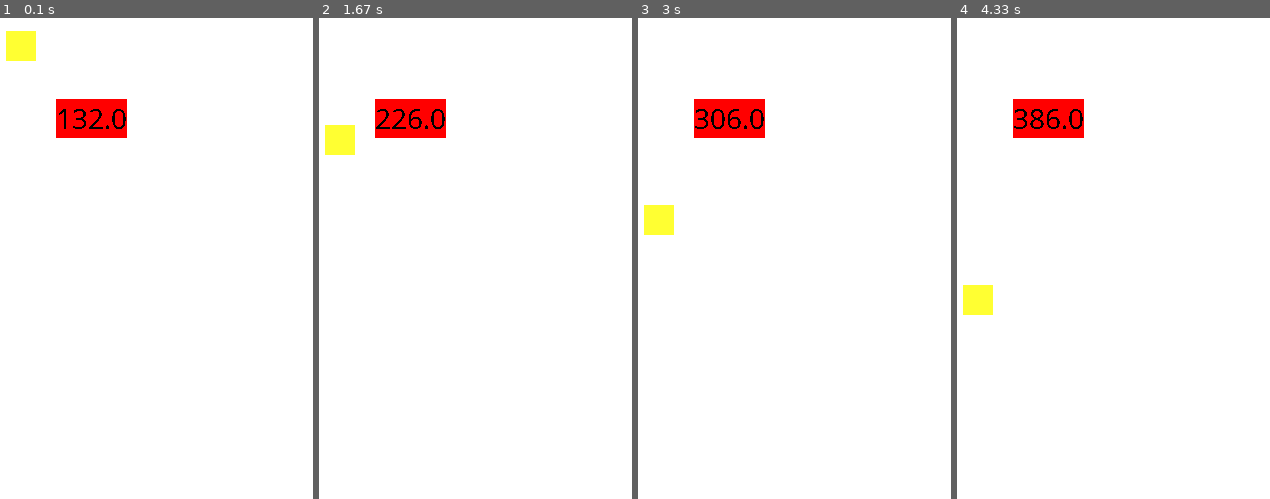
Above: before the commit, frames 1-4 (left to right).
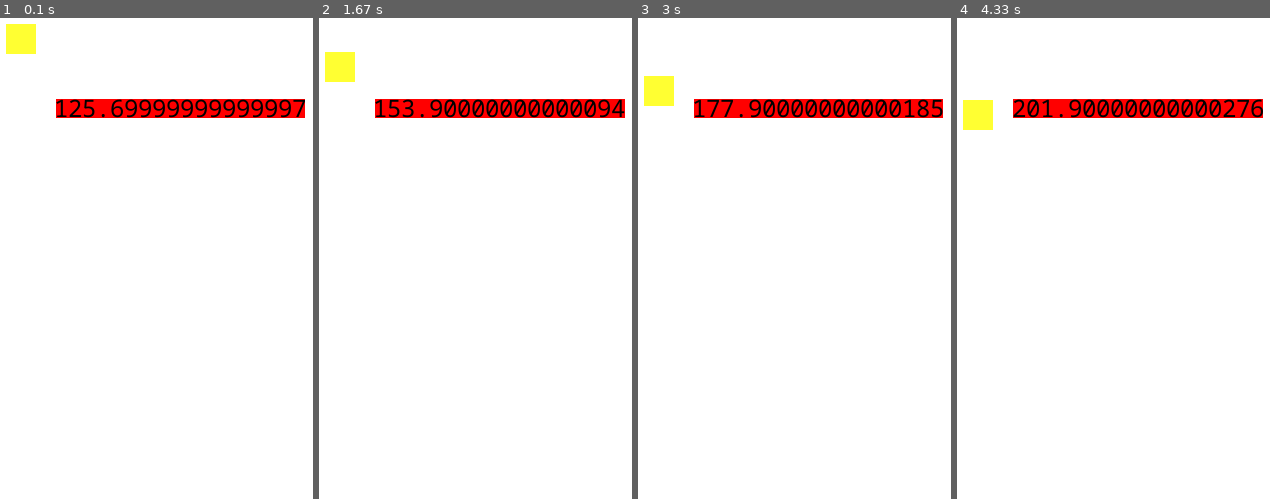
Above: after the commit, the same moments.

Repository: RysKowalski/AIgame
Game: pygame game, started from game_objects.py
Same seed, same stepped clock (60 frames per second), same inputs: the game is played once before the commit and once after it.
Inputs:
- Up to frame 1 (0.1 s): no input
- Up to frame 2 (1.67 s): no input
- Up to frame 3 (3 s): no input
- Up to frame 4 (4.33 s): no input

The runs differ from the first frame. In frame 1, 3.8% of the frame differs, in the area x 1-98%, y 1-25%; in frame 2, 4.7%; in frame 3, 4.7%; in frame 4, 4.8%, in the area x 1-98%, y 16-62%.

Commit message:
added proper support for fonts, and started writing main

Diff:
--- a/game_objects.py
+++ b/game_objects.py
@@ -1,5 +1,6 @@
 from __future__ import annotations
 import pygame
+import pygame.freetype
 from levels import Level1Tutorial
 from script_engine import ScriptSquareData, ScriptEngine, ScriptTextDisplayData
 
@@ -65,23 +66,22 @@
         script: str,
         screen: pygame.Surface,
         scriptEngine: ScriptEngine,
-        font: pygame.font.Font,
+        font: pygame.freetype.Font,
     ) -> None:
         self.script: str = script
         self.screen = screen
         self.scriptEngine: ScriptEngine = scriptEngine
-        self.font: pygame.font.Font = font
+        self.font: pygame.freetype.Font = font
 
     def draw(self) -> None:
         textDisplayData: ScriptTextDisplayData = self._get_data()
-        textSurface: pygame.Surface = self.font.render(
+        self.font.render_to(
+            self.screen,
+            (textDisplayData.x, textDisplayData.y),
             textDisplayData.value,
-            False,
             textDisplayData.textColor,
             textDisplayData.backgroundColor,
         )
-
-        self.screen.blit(textSurface, (textDisplayData.x, textDisplayData.y))
 
     def _get_data(self) -> ScriptTextDisplayData:
         return self.scriptEngine.calculate_text_display(self.script)
@@ -89,11 +89,10 @@
 
 if __name__ == "__main__":
     pygame.init()
-    pygame.font.init()
     screen = pygame.display.set_mode((800, 600))
     level: Level1Tutorial = Level1Tutorial()
     scriptEngine: ScriptEngine = ScriptEngine(level)
-    font: pygame.font.Font = pygame.font.SysFont("Comic Sans MS", 30)
+    font: pygame.freetype.Font = pygame.freetype.Font("font.ttf", 24)
 
     rectScript = """
         this.x = 50
@@ -135,5 +134,5 @@
         screen.fill((255, 255, 255))
         rectElement.draw()
         textDisplayElement.draw()
-        level.tick((scriptEngine.calculate_expression("1"),))
+        level.tick((scriptEngine.calculate_expression("0.3"),))
         pygame.display.flip()
--- /dev/null
+++ b/main.py
@@ -0,0 +1,33 @@
+import pygame
+import pygame.freetype
+import levels
+from levels import GameLevel
+from script_engine import ScriptEngine
+import game_objects
+
+
+def main() -> None:
+    GAME_FONT: pygame.freetype.Font = pygame.freetype.Font("font.ttf", 24)
+    WINDOW_SIZE: tuple[int, int] = (800, 600)
+    FRAMERATE: float = 60
+
+    level: GameLevel = levels.Level1Tutorial()
+    scriptEngine: ScriptEngine = ScriptEngine(level)
+
+    uiObjects: list[game_objects.GameObject] = []
+    screen: pygame.Surface = initialize_pygame(WINDOW_SIZE)
+
+    running: bool = True
+    while running:
+        for event in pygame.event.get():
+            if event.type == pygame.QUIT:
+                running = False
+
+        for uiObject in uiObjects:
+            uiObject.draw()
+
+
+def initialize_pygame(window_size: tuple[int, int]) -> pygame.Surface:
+    pygame.init()
+    screen: pygame.Surface = pygame.display.set_mode(window_size)
+    return screen
Binary file added: font.ttf
